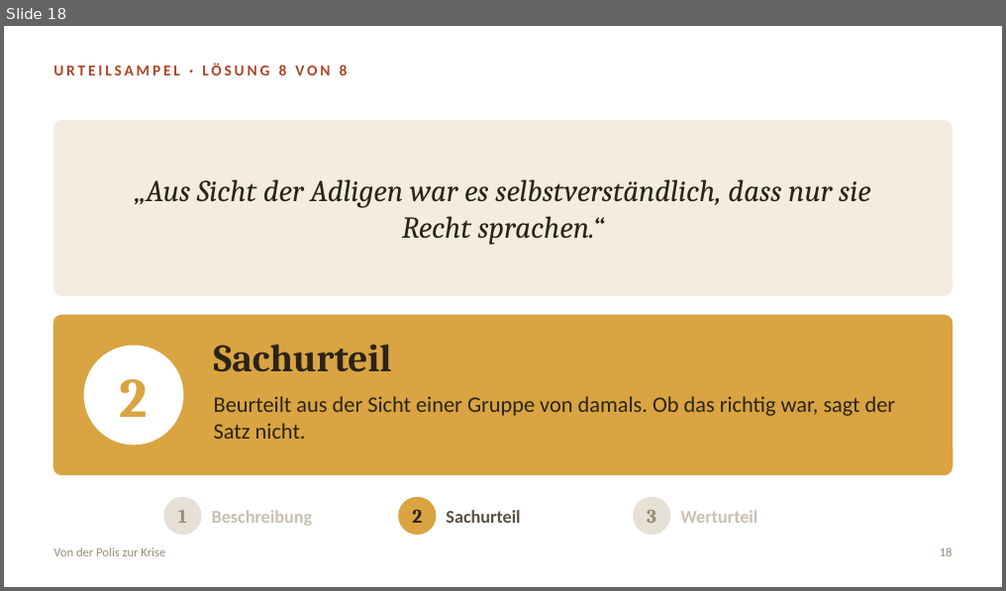
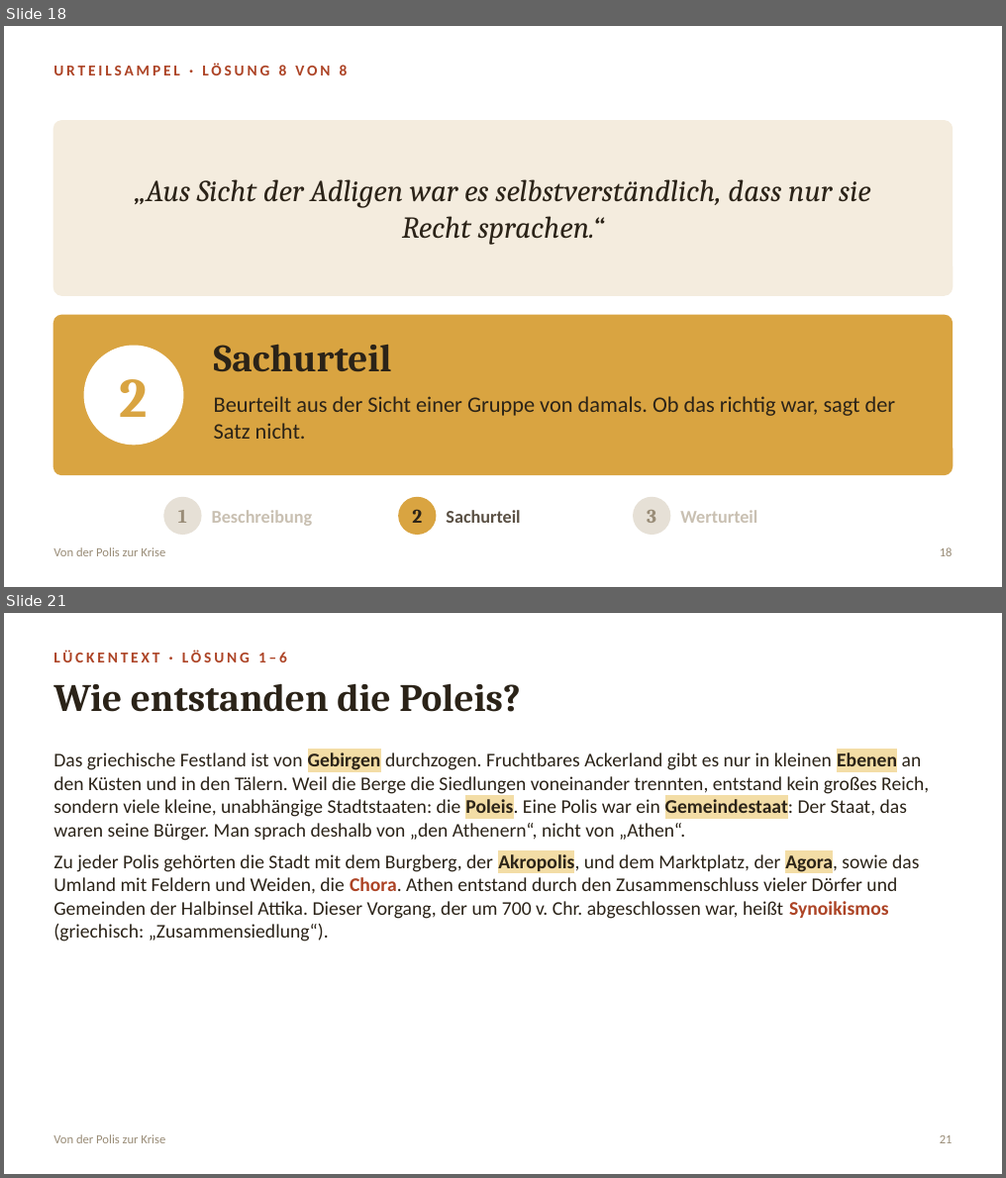
Before and after one commit to golzkonstantin-gif/Schule, a slide deck: Geschichte_11/Doppelstunde_Solon/Folien_Doppelstunde_Drakon_Solon.pptx. Shown one above the other, each under a label of ours: slide 18 before the commit, slides 18 and 21 after it; the slides between them are not shown. The pictures are 1006x591 and 1006x1178 pixels, drawn with LibreOffice and Linux fonts; fonts in the diff are those of the drawing. Boxes give left, top, right and bottom in pixels: in the first picture for what was removed or moved away, otherwise in the second. Text is boxed around its words. In the diff, an @@ line names an element or a change of style, - is before the commit and + after.

```diff
--- a/Geschichte_11/Doppelstunde_Solon/Folien_Doppelstunde_Drakon_Solon.pptx
+++ b/Geschichte_11/Doppelstunde_Solon/Folien_Doppelstunde_Drakon_Solon.pptx
@@ slide 21 added at <box>4,613,1002,1174</box>, background #FFFFFF @@
@@ text added at <box>54,650,287,663</box>, 11 pt, text #AD4426, bold @@
+LÜCKENTEXT · LÖSUNG 1–6
@@ text added at <box>54,683,520,712</box>, 28 pt, text #2B2318, bold @@
+Wie entstanden die Poleis?
@@ text added at <box>54,753,929,942</box>, 14 pt, text #2B2318 @@
+Das griechische Festland ist von Gebirgen durchzogen. Fruchtbares Ackerland gibt es nur in kleinen Ebenen an den Küsten und in den Tälern. Weil die Berge die Siedlungen voneinander trennten, entstand kein großes Reich, sondern viele kleine, unabhängige Stadtstaaten: die Poleis. Eine Polis war ein Gemeindestaat: Der Staat, das waren seine Bürger. Man sprach deshalb von „den Athenern“, nicht von „Athen“.
+Zu jeder Polis gehörten die Stadt mit dem Burgberg, der Akropolis, und dem Marktplatz, der Agora, sowie das Umland mit Feldern und Weiden, die Chora. Athen entstand durch den Zusammenschluss vieler Dörfer und Gemeinden der Halbinsel Attika. Dieser Vorgang, der um 700 v. Chr. abgeschlossen war, heißt Synoikismos (griechisch: „Zusammensiedlung“).
@@ text added at <box>54,1135,165,1144</box>, 9 pt, text #998C77 @@
+Von der Polis zur Krise
@@ text added at <box>940,1136,952,1144</box>, 9 pt, text #998C77 @@
+21
```
Also in this commit, not shown: 13 slides changed, 1 other file.
